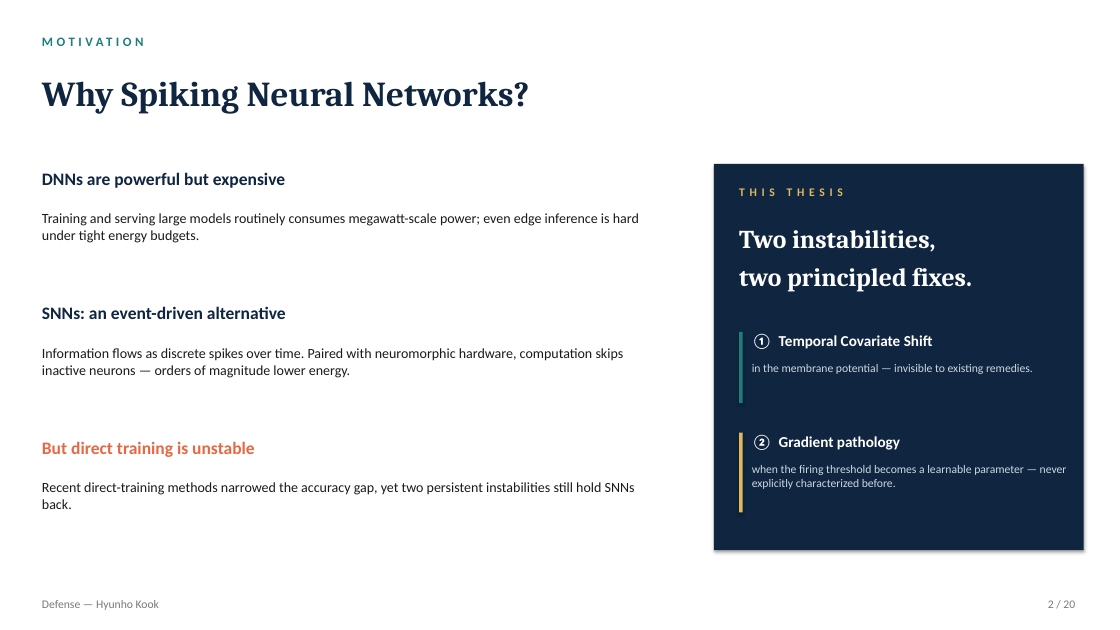
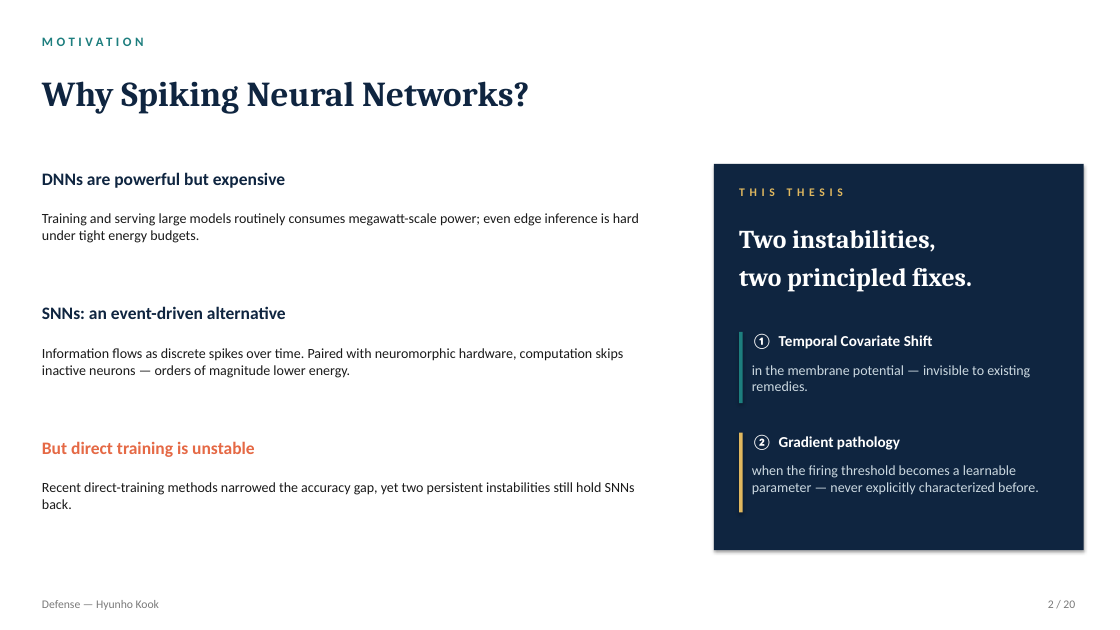
Before and after one commit to kookhh0827/POSTECH_thesis_template_latex, a slide deck: slide 2 of Hyunho_Kook_Master_Defense.pptx. Drawn at 1120x630 pixels with LibreOffice and Linux fonts; fonts in the diff are those of the drawing. Boxes give left, top, right and bottom in pixels: in the first picture for what was removed or moved away, otherwise in the second. Text is boxed around its words. In the diff, an @@ line names an element or a change of style, - is before the commit and + after.

```diff
--- a/Hyunho_Kook_Master_Defense.pptx
+++ b/Hyunho_Kook_Master_Defense.pptx
@@ text "in the membrane potential — ..." at (x1=752, y1=365, x2=1030, y2=391): size 10 to 12 pt @@
@@ text "when the firing threshold becomes ..." at (x1=752, y1=465, x2=1039, y2=495): size 10 to 12 pt @@
```
Also in this commit, not shown: 5 other slides changed, 8 other files.
